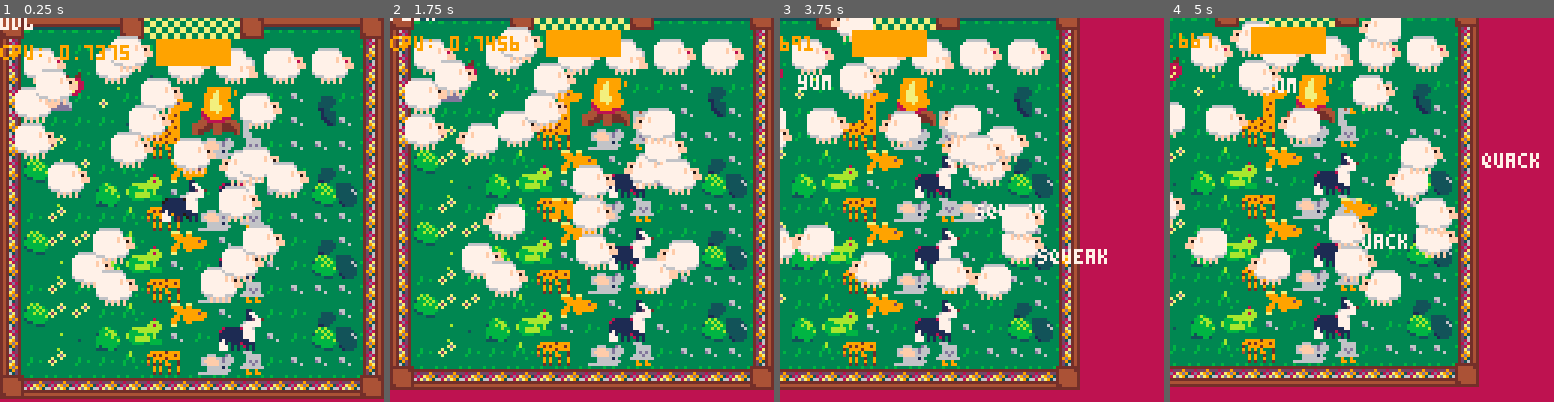
Above: before the commit, frames 1-4 (left to right).
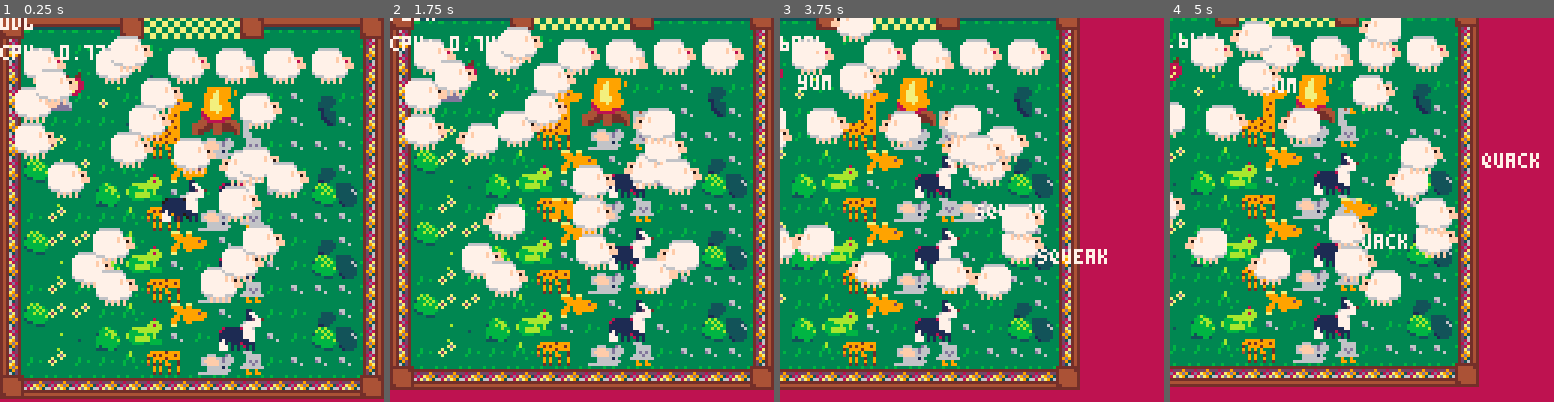
Above: after the commit, the same moments.

Repository: kitasuna/sheepdoggin
Game: PICO-8 cartridge sheepdoggin.p8
The game is run twice, just before and just after one commit, with the same random seed, the same clock (stepped at 60 frames per second) and the same inputs.
Inputs:
- Up to frame 1 (0.25 s): no input
- Up to frame 2 (1.75 s): tap O (Z key) at 0.33, 0.7, 1.43 s; tap X (X key) at 1.07 s
- Up to frame 3 (3.75 s): hold Left 1.97-2.37 s; tap X (X key) every 0.33 s from 2.07 to 3.73 s; tap O (Z key) at 2.22, 3.1 s; hold Down 2.42-2.82 s; hold Right 2.87-3.53 s; hold Up from 3.58 s (still down)
- Up to frame 4 (5 s): tap O (Z key) at 3.98, 4.87 s; tap X (X key) at 4.07, 4.4, 4.73 s; release Up at 4.08 s; hold Right 4.13-4.53 s; hold Down from 4.58 s (still down)

The runs differ from the first frame. In frame 1, 1.8% of the frame differs, in the area x 0-61%, y 5-13%; in frame 2, 1.9%, in the area x 0-61%, y 3-11%; in frame 3, 1.6%; in frame 4, 1.6%.

Commit message:
hide level goal

Diff:
--- a/_game.lua
+++ b/_game.lua
@@ -78,7 +78,7 @@
   enemy:draw()
   palt(0,false)
   sheep_mgr:draw()
-  level:draw()
+  -- level:draw()
   palt(0,true)
   --_draw_animation()
   print("cpu: " .. stat(1),0,10)
